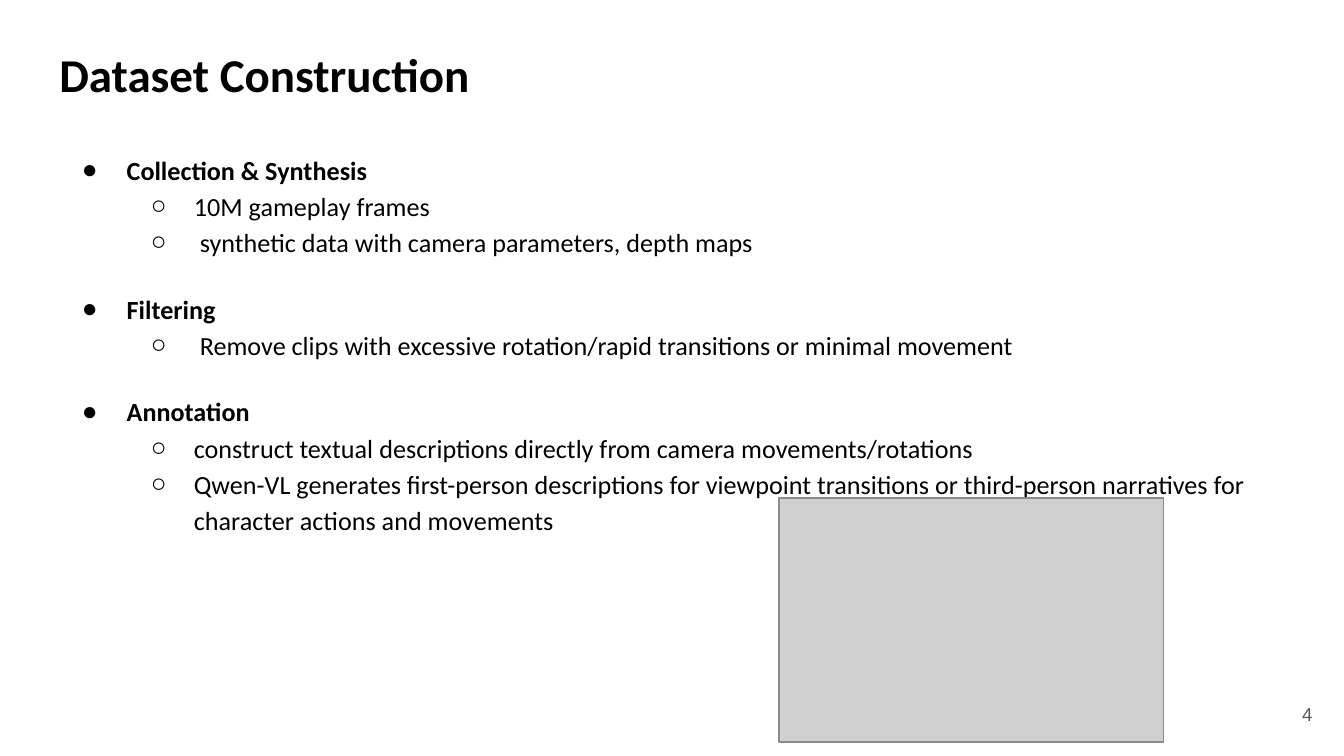
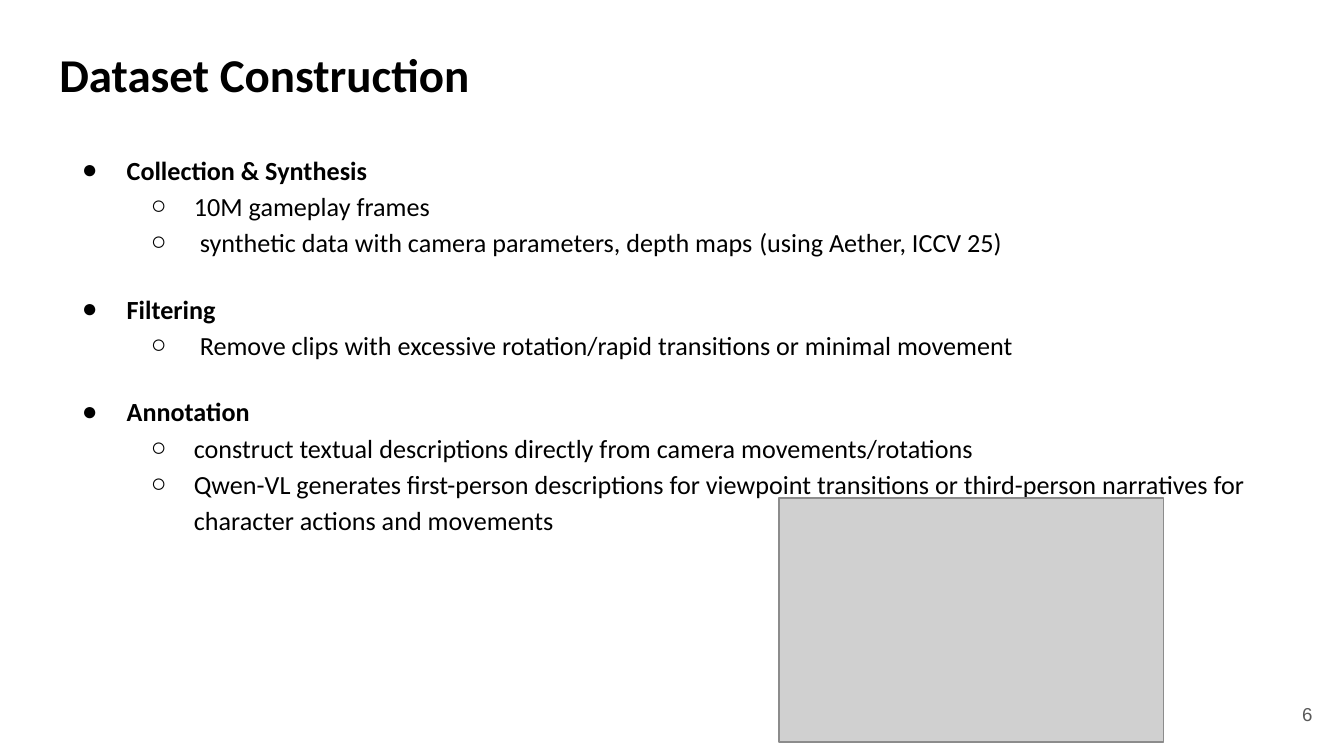
Before and after one commit to Lukelaitw/2025-VLL-undergraduate-research, a slide deck: slide 6 of week2/VLL_2_Deepverse_0929.pptx (slide 4 before the commit). Drawn at 1344x756 pixels with LibreOffice and Linux fonts; fonts in the diff are those of the drawing; grey boxes stand for pictures. Boxes give left, top, right and bottom in pixels: in the first picture for what was removed or moved away, otherwise in the second. Text is boxed around its words. In the diff, an @@ line names an element or a change of style, - is before the commit and + after.

```diff
--- a/week2/VLL_2_Deepverse_0929.pptx
+++ b/week2/VLL_2_Deepverse_0929.pptx
@@ text at box(200, 233, 1001, 257): text changed @@
-  ○ synthetic data with camera parameters, depth maps
+  ○ synthetic data with camera parameters, depth maps (using Aether, ICCV 25)
@@ page number at box(1302, 708, 1312, 721): text changed @@
-4
+6
```
Also in this commit, not shown: 2 other slides changed, 2 slides added.
